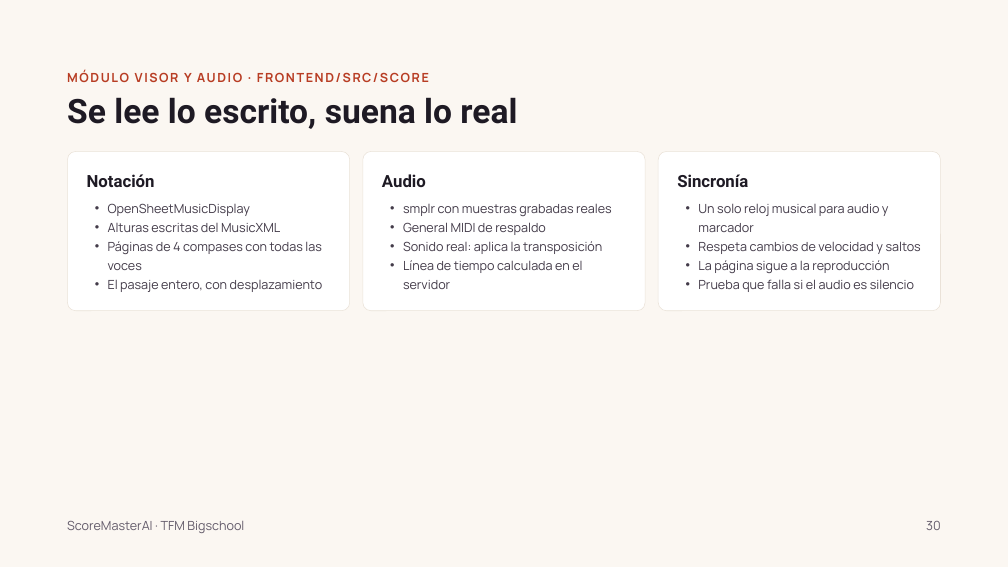
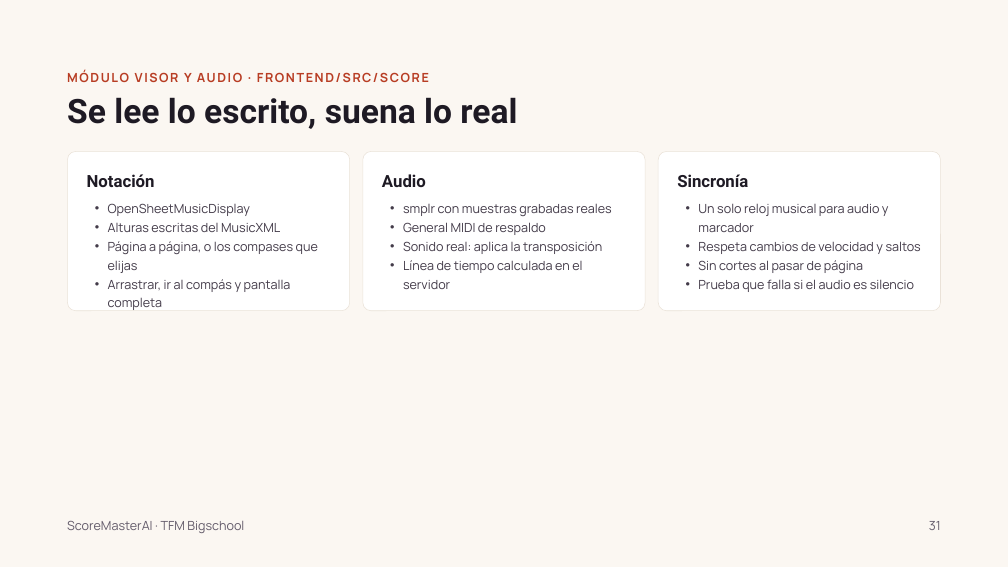
Before and after one commit to monicamorenogomez76/scoremaster-ai, a slide deck: slide 31 of docs/ScoreMasterAI · TFM.pptx (slide 30 before the commit). Drawn at 1008x567 pixels with LibreOffice and Linux fonts; fonts in the diff are those of the drawing. Boxes give left, top, right and bottom in pixels: in the first picture for what was removed or moved away, otherwise in the second. Text is boxed around its words. In the diff, an @@ line names an element or a change of style, - is before the commit and + after.

```diff
--- a/docs/ScoreMasterAI · TFM.pptx
+++ b/docs/ScoreMasterAI · TFM.pptx
@@ text at (108,241,318,292): text changed @@
-• Páginas de 4 compases con todas las voces
-• El pasaje entero, con desplazamiento
+• Página a página, o los compases que elijas
+• Arrastrar, ir al compás y pantalla completa
@@ text at (698,260,863,273): text changed @@
-• La página sigue a la reproducción
+• Sin cortes al pasar de página
@@ text at (929,521,941,530): text changed @@
-30
+31
```
Also in this commit, not shown: 34 other slides changed, 1 slide added, 3 other files.
